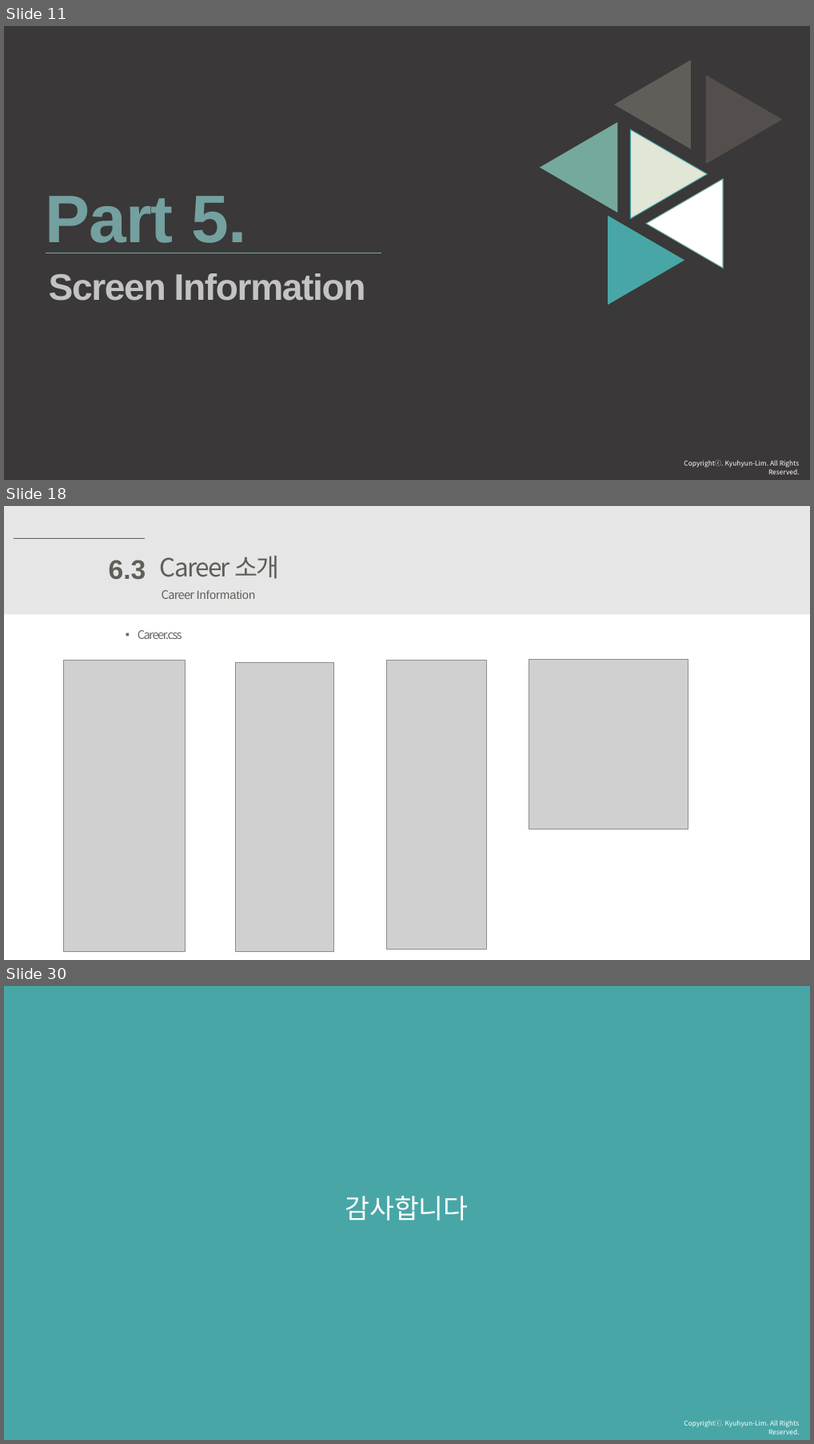
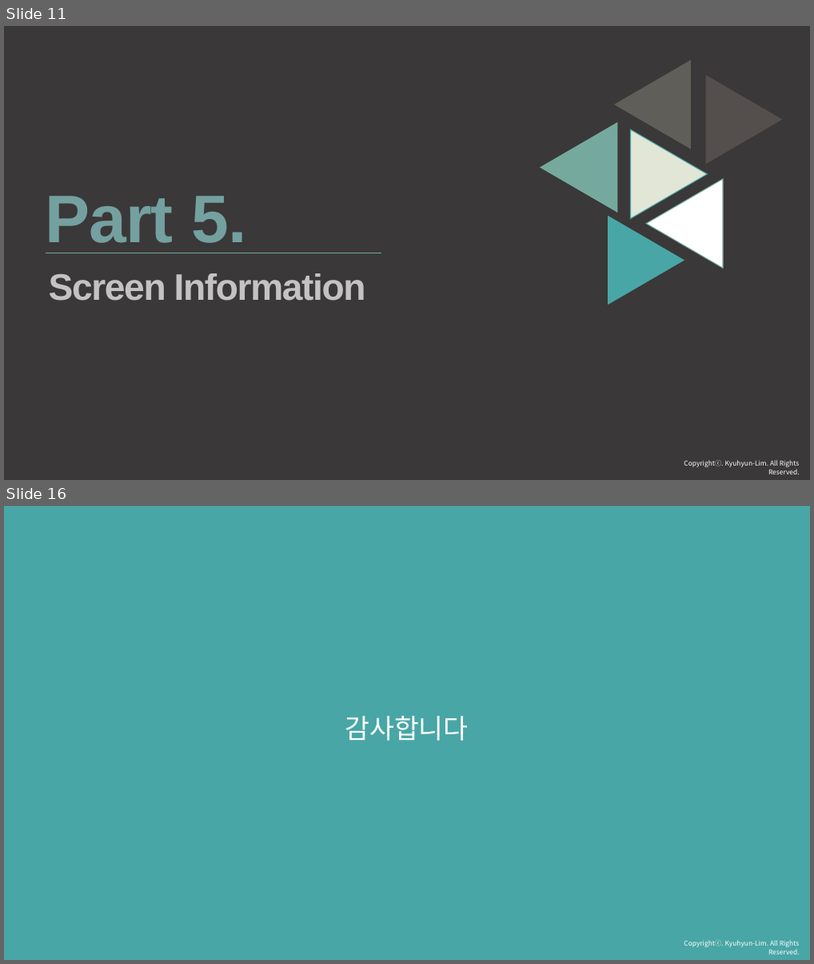
Before and after one commit to thlim008/Web_Project, a slide deck: selfportfolio-2018.pptx. Shown one above the other, each under a label of ours: slides 11, 18 and 30 before the commit, slides 11 and 16 after it; the slides between them are not shown. The pictures are 814x1444 and 814x964 pixels, drawn with LibreOffice and Linux fonts; fonts in the diff are those of the drawing; grey boxes stand for pictures. Boxes give left, top, right and bottom in pixels: in the first picture for what was removed or moved away, otherwise in the second. Text is boxed around its words. In the diff, an @@ line names an element or a change of style, - is before the commit and + after.

```diff
--- a/selfportfolio-2018.pptx
+++ b/selfportfolio-2018.pptx
@@ slide 18 removed at (4,506,810,960), background #FFFFFF @@
@@ rectangle removed at (4,506,810,614) @@
@@ line removed from (13, 539) to (145, 539) @@
@@ text removed at (109,560,146,580) @@
-6.3
@@ text removed at (160,556,280,579) @@
-Career 소개
@@ text removed at (162,590,256,599) @@
-Career Information
@@ text removed at (138,630,182,639) @@
-▪ Career.css
@@ picture removed at (63,660,186,951) @@
@@ picture removed at (236,663,334,952) @@
@@ picture removed at (387,660,486,948) @@
@@ picture removed at (529,659,689,829) @@
@@ what was slide 30 is now slide 16 @@
```
Also in this commit, not shown: 8 slides changed, 13 other slides removed.
